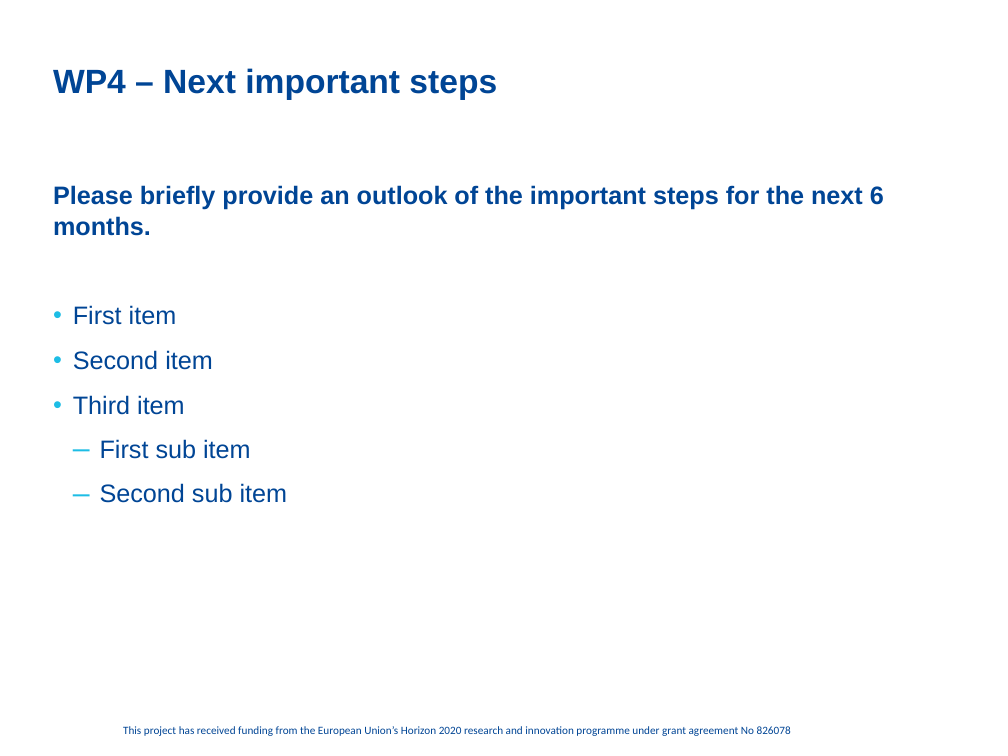
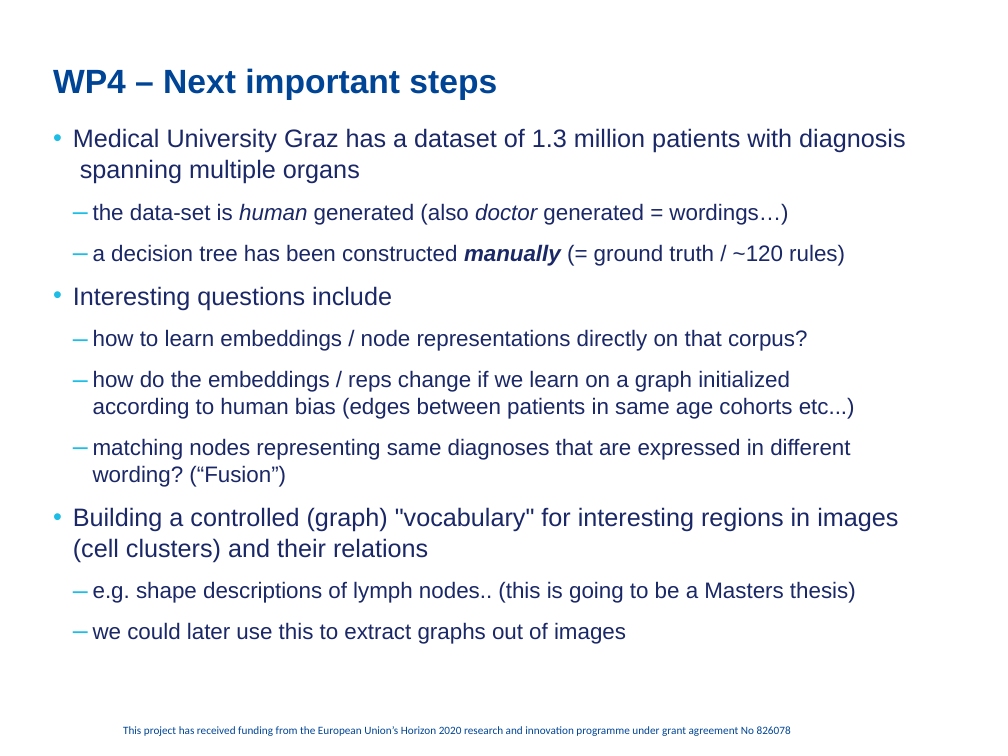
Before and after one commit to cassinius/phd-presentations, a slide deck: slide 6 of 2020/FC_sept_Graphs_LS/FeatureCloud_PPT_WP4_update.pptx (slide 7 before the commit). Drawn at 1008x756 pixels with LibreOffice and Linux fonts; fonts in the diff are those of the drawing; background and template pictures are left out. Boxes give left, top, right and bottom in pixels: in the first picture for what was removed or moved away, otherwise in the second. Text is boxed around its words. In the diff, an @@ line names an element or a change of style, - is before the commit and + after.

```diff
--- a/2020/FC_sept_Graphs_LS/FeatureCloud_PPT_WP4_update.pptx
+++ b/2020/FC_sept_Graphs_LS/FeatureCloud_PPT_WP4_update.pptx
@@ text at [73, 128, 905, 644]: text changed; size 18 to 16 pt; text colour #004595 to #1B2867; bold off @@
-Please briefly provide an outlook of the important steps for the next 6 months.
-• First item
-• Second item
-• Third item
-  – First sub item
-  – Second sub item
+• Medical University Graz has a dataset of 1.3 million patients with diagnosis spanning multiple organs
+  – the data-set is human generated (also doctor generated = wordings…)
+  – a decision tree has been constructed manually (= ground truth / ~120 rules)
+• Interesting questions include
+  – how to learn embeddings / node representations directly on that corpus?
+  – how do the embeddings / reps change if we learn on a graph initialized according to human bias (edges between patients in same age cohorts etc...)
+  – matching nodes representing same diagnoses that are expressed in different wording? (“Fusion”)
+• Building a controlled (graph) "vocabulary" for interesting regions in images (cell clusters) and their relations
+  – e.g. shape descriptions of lymph nodes.. (this is going to be a Masters thesis)
+  – we could later use this to extract graphs out of images
```
Also in this commit, not shown: 6 other slides changed, 5 slides removed, 2 other files.
